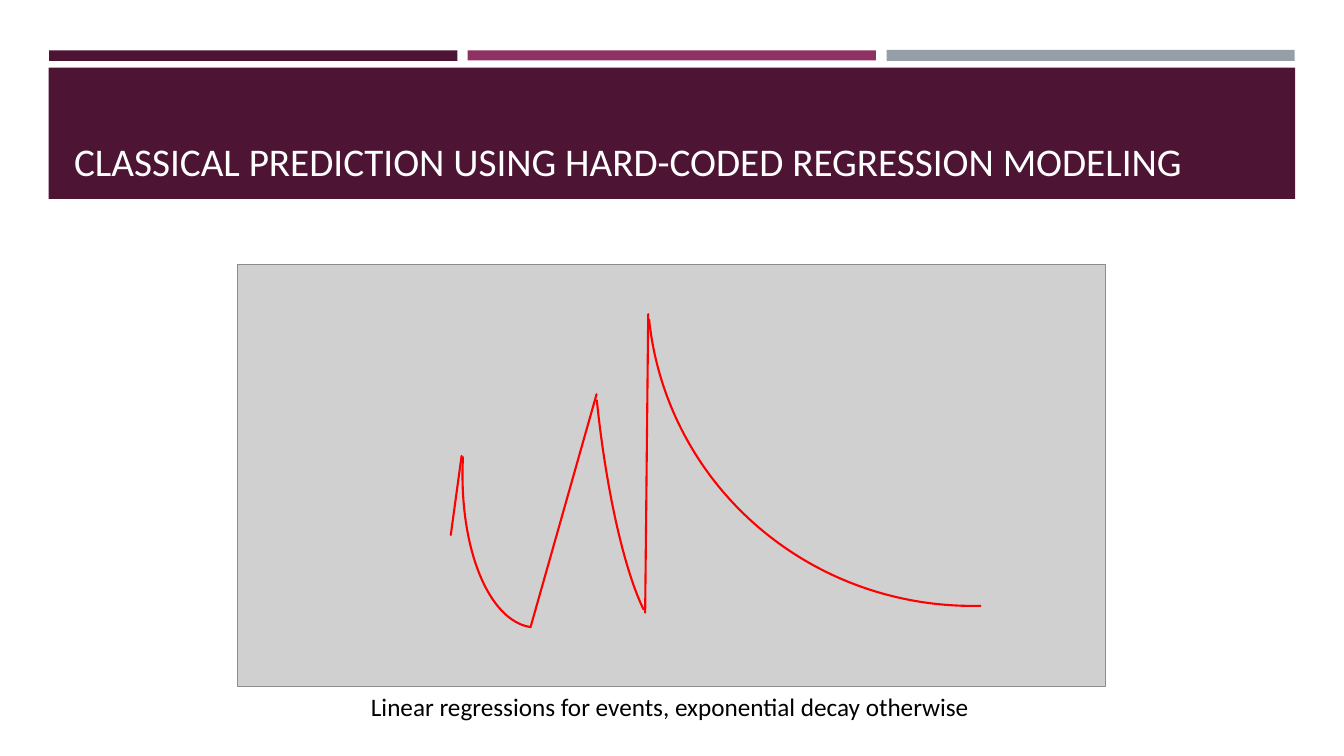
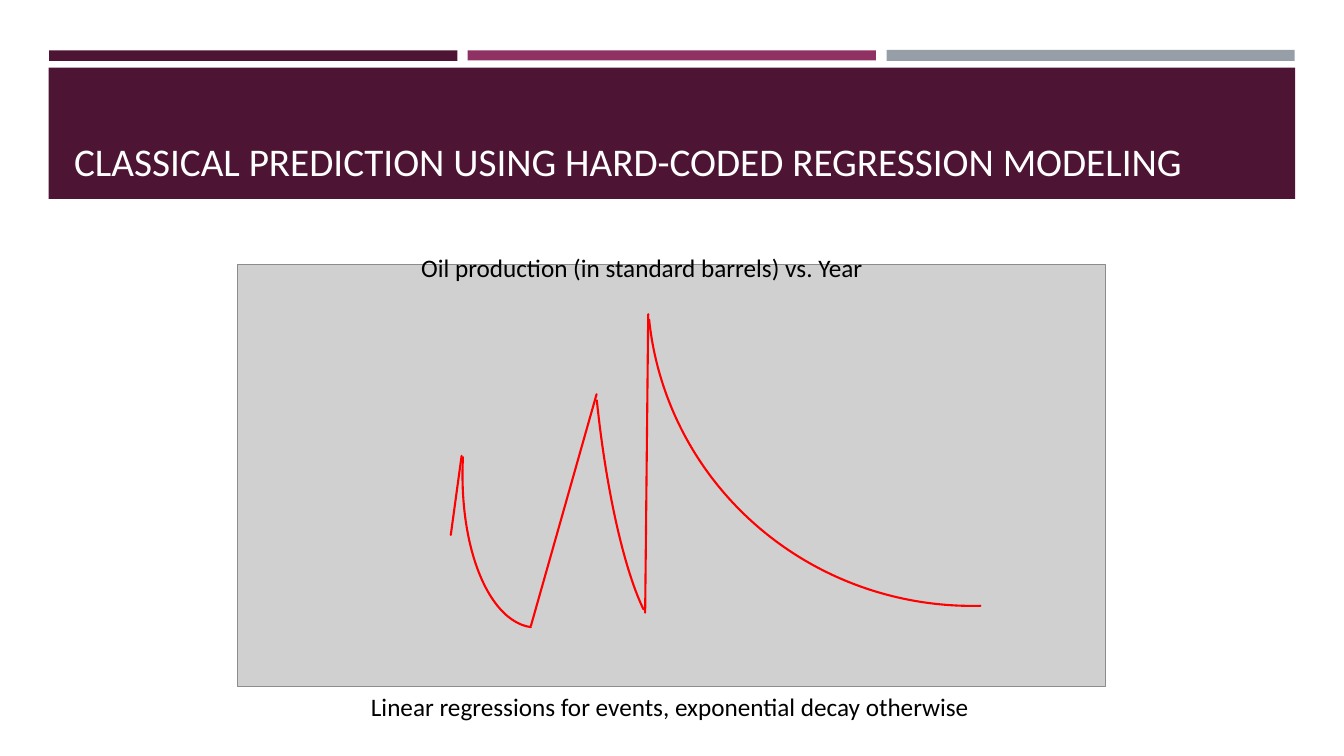
Before and after one commit to akashlevy/Deep-Learn-Oil, a slide deck: slide 4 of presentations/TRiCAM QRI Introductory Presentation.pptx. Drawn at 1344x756 pixels with LibreOffice and Linux fonts; fonts in the diff are those of the drawing; grey boxes stand for pictures. Boxes give left, top, right and bottom in pixels: in the first picture for what was removed or moved away, otherwise in the second. Text is boxed around its words. In the diff, an @@ line names an element or a change of style, - is before the commit and + after.

```diff
--- a/presentations/TRiCAM QRI Introductory Presentation.pptx
+++ b/presentations/TRiCAM QRI Introductory Presentation.pptx
@@ text added at box(421, 257, 862, 281), 18 pt, text #000000 @@
+Oil production (in standard barrels) vs. Year
```
Also in this commit, not shown: 1 other slide changed.
